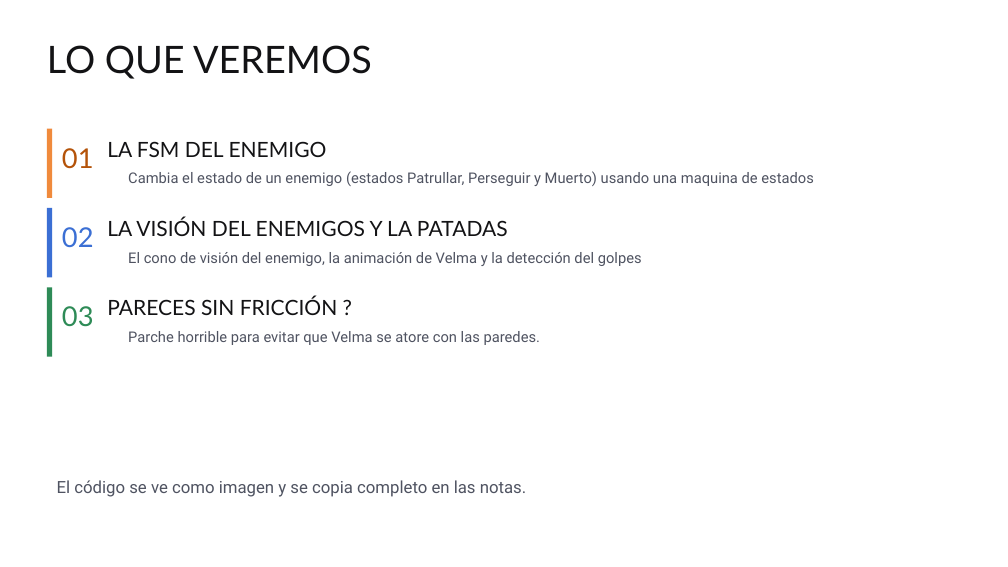
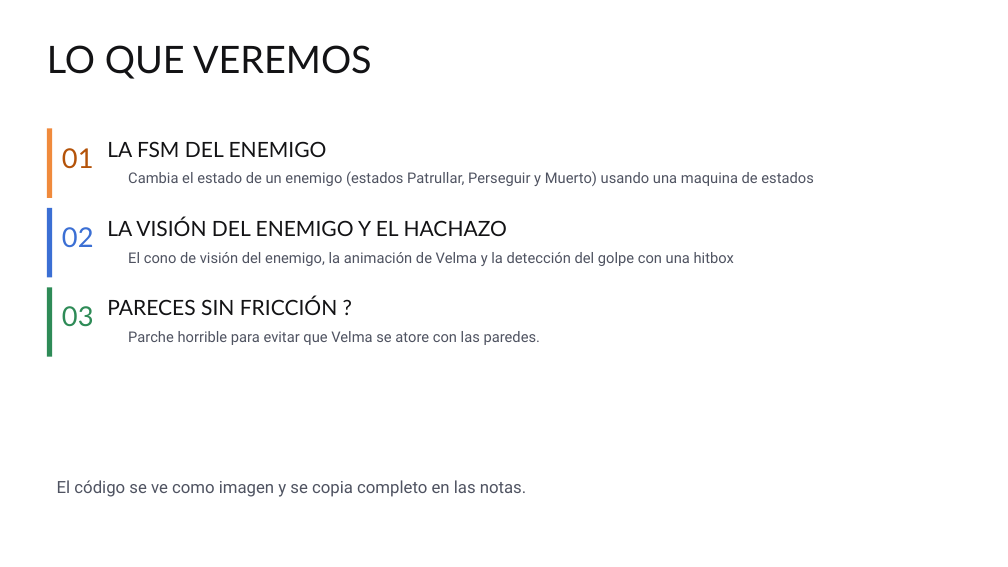
Before and after one commit to abala-tec/TC2005B, a slide deck: slide 2 of T8/T8.8.2-enemigos-fsm/T8.8.2-Enemigos-FSM.pptx. Drawn at 1008x567 pixels with LibreOffice and Linux fonts; fonts in the diff are those of the drawing; background and template pictures are left out. Boxes give left, top, right and bottom in pixels: in the first picture for what was removed or moved away, otherwise in the second. Text is boxed around its words. In the diff, an @@ line names an element or a change of style, - is before the commit and + after.

Commit message:
[master] udpate de las diapositivas de scena 7, hack en vez de patadas, 3hit dinamica

```diff
--- a/T8/T8.8.2-enemigos-fsm/T8.8.2-Enemigos-FSM.pptx
+++ b/T8/T8.8.2-enemigos-fsm/T8.8.2-Enemigos-FSM.pptx
@@ text at <box>107,218,507,236</box>: text changed @@
-LA VISIÓN DEL ENEMIGOS Y LA PATADAS
+LA VISIÓN DEL ENEMIGO Y EL HACHAZO
@@ text at <box>128,252,734,266</box>: text changed @@
-El cono de visión del enemigo, la animación de Velma y la detección del golpes
+El cono de visión del enemigo, la animación de Velma y la detección del golpe con una hitbox
```
Also in this commit, not shown: 10 other slides changed, 2 slides added, 2 slides removed, 12 other files.
